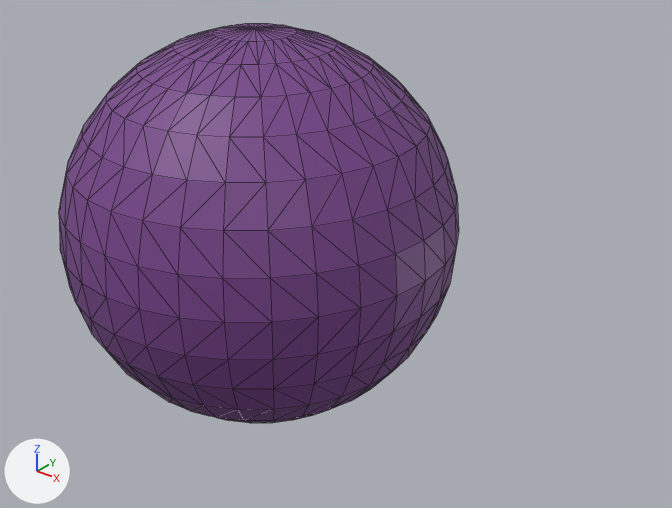
A saved change to the OBJ model project/Resources/Enemy.obj.
Before and after are seen from a 50 mm lens placed at (3.02, -3.17, 1.95), pointed at (0.34, 0.18, -0.13). Lighting does not change. The marker at lower left points along +X, +Y and +Z. Mesh edges are drawn as thin lines. Where no turn or scale is listed for an object, it has been applied to the vertices.

The first picture shows '敵'.
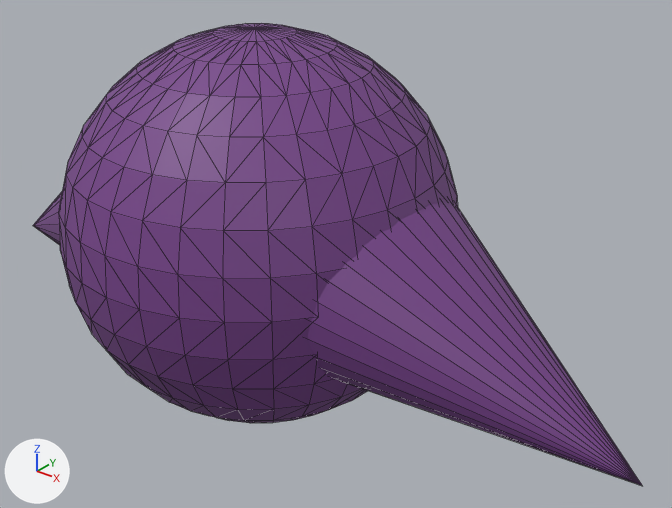
What the commit changed:
me_敵 is used by ob_敵; location (0.0, 0.0, 0.0).
me_敵 had 482 vertices, 960 faces and spanned x -1.0..1.0, y -1.0..1.0, z -1.0..1.0.
me_敵 now has 548 vertices, 1084 faces and spans x -2.1..2.1, y -1.0..1.0, z -1.0..1.0.
me_敵 part 1: a new loose piece of 33 vertices spanning x -2.1..-0.55, y -0.62..0.62, z -0.59..0.37, in mat_マテリアル (picture img_enemy_png).
me_敵 part 2: a new loose piece of 33 vertices spanning x 0.55..2.1, y -0.62..0.62, z -0.59..0.37, in mat_マテリアル (picture img_enemy_png).
Part 3, on me_敵:
218 faces are deleted.
218 new faces join them.

Pixel boxes (x1, y1, x2, y2) of what changed, in the pictures (672 x 508 px; the box of a moved part takes in the faces that stretch with it):
'敵', reshaped (52% wider, 15% taller)
    before: (59, 23, 459, 423)
    after: (33, 23, 642, 485)
part 1 of me_敵, added (purple)
    after: (33, 192, 62, 245)
part 2 of me_敵, added (purple)
    after: (307, 199, 642, 485)
part 3 of me_敵, moved or reshaped
    both: (89, 27, 430, 423)
